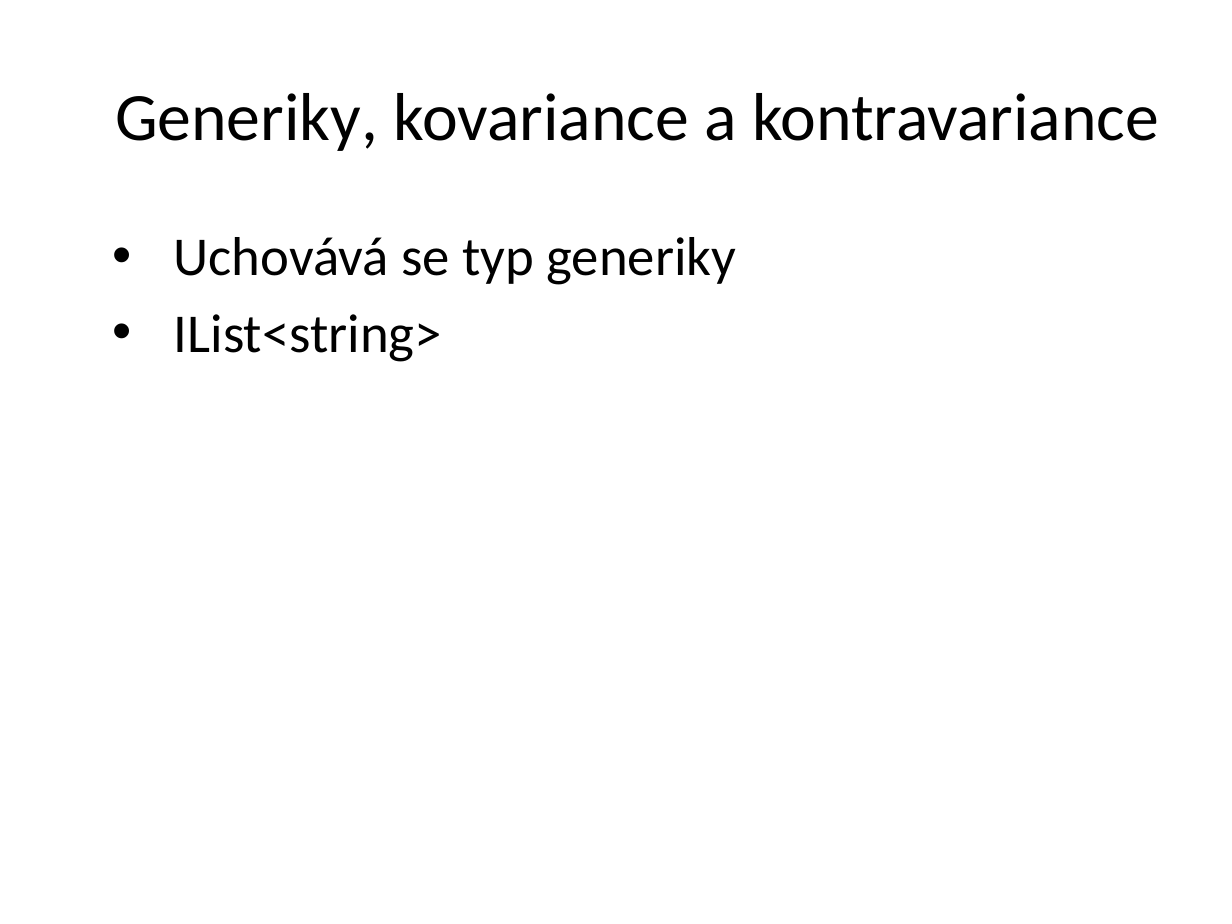
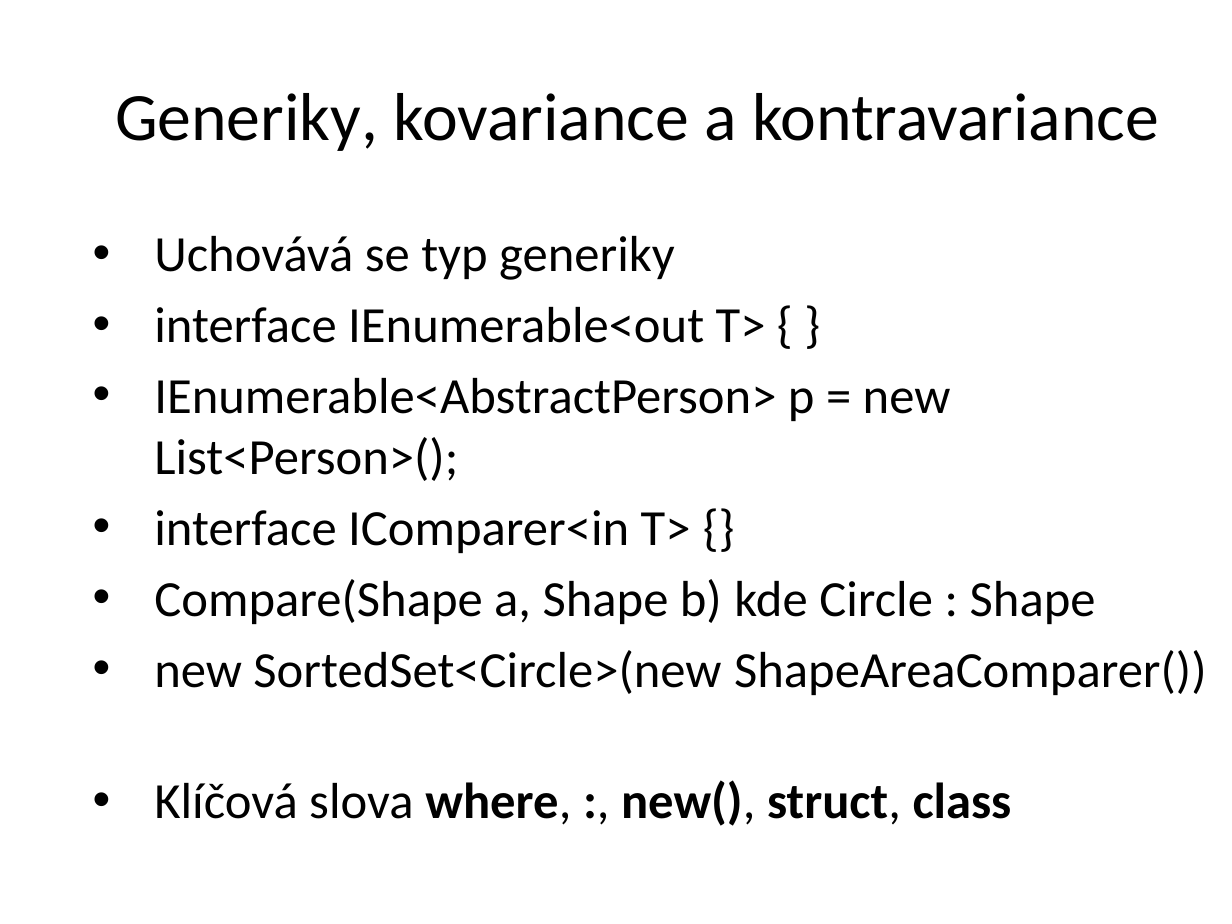
Before and after one commit to petrbalat/Skoleni-Csharp-NET, a slide deck: slide 12 of prezentace.pptx. Drawn at 1232x924 pixels with LibreOffice and Linux fonts; fonts in the diff are those of the drawing; background and template pictures are left out. Boxes give left, top, right and bottom in pixels: in the first picture for what was removed or moved away, otherwise in the second. Text is boxed around its words. In the diff, an @@ line names an element or a change of style, - is before the commit and + after.

```diff
--- a/prezentace.pptx
+++ b/prezentace.pptx
@@ text "Uchovává se typ generiky": place and size @@
-text "Uchovává se typ generiky" at (174,237,737,362)
+text "Uchovává se typ generiky" at (154,236,1207,819)
@@ text at (154,236,675,280): size 32 to 29.6 pt in "Uchovává se typ generiky" @@
@@ text at (154,307,1207,819): text changed; size 32 to 29.6 pt @@
-• IList<string>
+• interface IEnumerable<out T> { }
+• IEnumerable<AbstractPerson> p = new List<Person>();
+• interface IComparer<in T> {}
+• Compare(Shape a, Shape b) kde Circle : Shape
+• new SortedSet<Circle>(new ShapeAreaComparer())
+• Klíčová slova where, :, new(), struct, class
```
Also in this commit, not shown: 6 other slides changed, 4 slides added, 2 other files.
